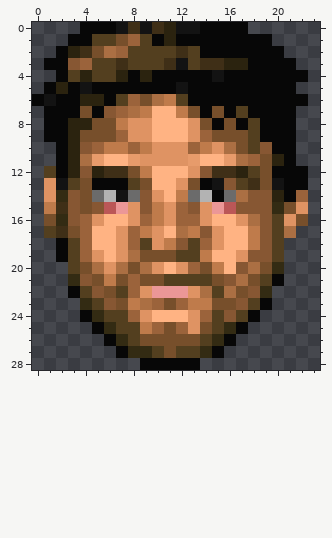
One commit to this pixel-art sprite: graphics/stfst01.png. Above, as it was before the edit.
The file is 24x29 pixels.
Once edited:
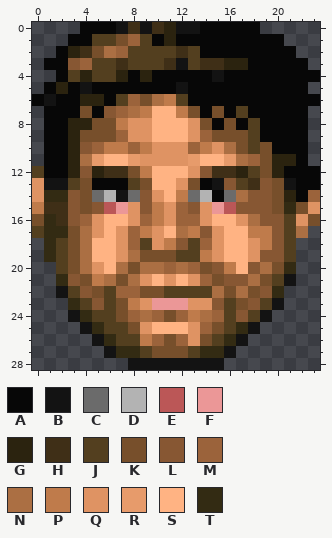
Palette (. is transparent): A #070707  B #131313  C #6b6b6b  D #b3b3b3  E #bb5757  F #eb9797  G #2b230f  H #3f2f17  J #533f1f  K #774f2b  L #875733  M #9b633b  N #ab6f43  P #bf7b4b  Q #df9363  R #e79b6b  S #ffb383  T #332b13
Changes in this commit:
@@ x 0..23 @@
- 0 ....AAABHBHGBBAAAA......
- 1 ...AAJJKMJAGAAAAAAAA....
- 2 ..AGHKNMJJJJHJAAAAAAA...
- 3 .AALMJJHJJJHBJHHGGAAAA..
- 4 ..AJGJJGAGAAAAABAAAAAAA.
- 5 .AGABAAAAAAABAAAAAAAAA..
- 6 ABAAGGAJMKNPJAAAAAAAAAA.
- 7 .AAAKALMNPSSPKAKAJAAAA..
- 8 .AAGGKKPQQSSSQKAKAJAAA..
- 9 .AAGKKKMQQSSSQMKKKJAAA..
-10 ..AGLMPPMPQQQMPQNKJLAA..
-11 ..AGNRSSRQQQQRSSRNMKGA..
-12 .JAGLGHHKPSSSQLHHGJKAAA.
-13 .QBJKAAAJKSSQKABLJHKBAA.
-14 .QTLKCDBCLQSPCDACNLLGAM.
-15 .PHLKLEFQLPQMLQFELLLTKQ.
-16 .KTLMQSSQMPQMMQSSQNLJQK.
-17 .JHKMSSQMPQSNPLQSSPLJN..
-18 ..AJMSSQMJQPLJMQSSPLJ...
-19 ..AJMQSQNKKKJJPSSQLLJ...
-20 ...JKNQNKNQSQMKPSLNKT...
-21 ...TLKPKMKKJJJJKLNKJA...
-22 ...AJLKJMQFFFQNJNKLT....
-23 ....TJLKPNMKMPPKKLJA....
-24 ....ATJJMQSSSQMJLJA.....
-25 .....ATJJPMKMQKJTA......
-26 ......ATJKKKKKJTA.......
-27 .......ATTJKJJTA........
-28 .........AAAAA..........
+ 0 ....AAABHBHGBBAAAAA.....
+ 1 ...AAJJKMJAGAAAAAAAAA...
+ 2 ..AGHKNMJJJJHJAAAAAAAA..
+ 3 .AALMJJHJJJHBJHHGGAAAAA.
+ 4 ..AJGJJGAGAAAAABAAAAAAAA
+ 5 .AGABAAAAAAABAAAAAAAAAA.
+ 6 ABAAGGAJMKNPJAAAAAAAAAAA
+ 7 .AAAKALMNPSSPKAKAJAAAAA.
+ 8 .AAGGKKPQQSSSQKAKAJAAAA.
+ 9 .AAGKKKMQQSSSQMKKKJAAAA.
+10 .AAGLMPPMPQQQMPQNKJKAAA.
+11 .AAGNRSSRQQQQRSSRNMKGGA.
+12 JAAGLGHHKPSSSQLHHGJKGAAA
+13 QBBJKAAAJKSSQKABLJHLKBAA
+14 QTTLKCDBCLQSPCDACNLLKGAM
+15 PHHLKLEFQLPQMLQFELLLKTKQ
+16 KTHLMQSSQMPQMMQSSQNLLJQK
+17 JTTKNQSQMPQSNPLQSSPPLJN.
+18 .TJKNSSQMJQPLJMQSSQPLJ..
+19 .TJKNSSQNKKKJJPQSSQLLJ..
+20 ..JKNQSNKNNMNMKLPSLNKT..
+21 ..TLKPNKNQSQSQMKLLNKJB..
+22 ..BJLKJMMKKJJJJNKNKLT...
+23 ...TJLJKPQFFFQQLJKLJB...
+24 ...BTJJKMNMKMPNMJLJB....
+25 ....BTJJKQSSSQMKJTB.....
+26 .....BTJJPMKMQKJTB......
+27 ......BTTJKKKJTTB.......
+28 ........BBBBBBBB........
